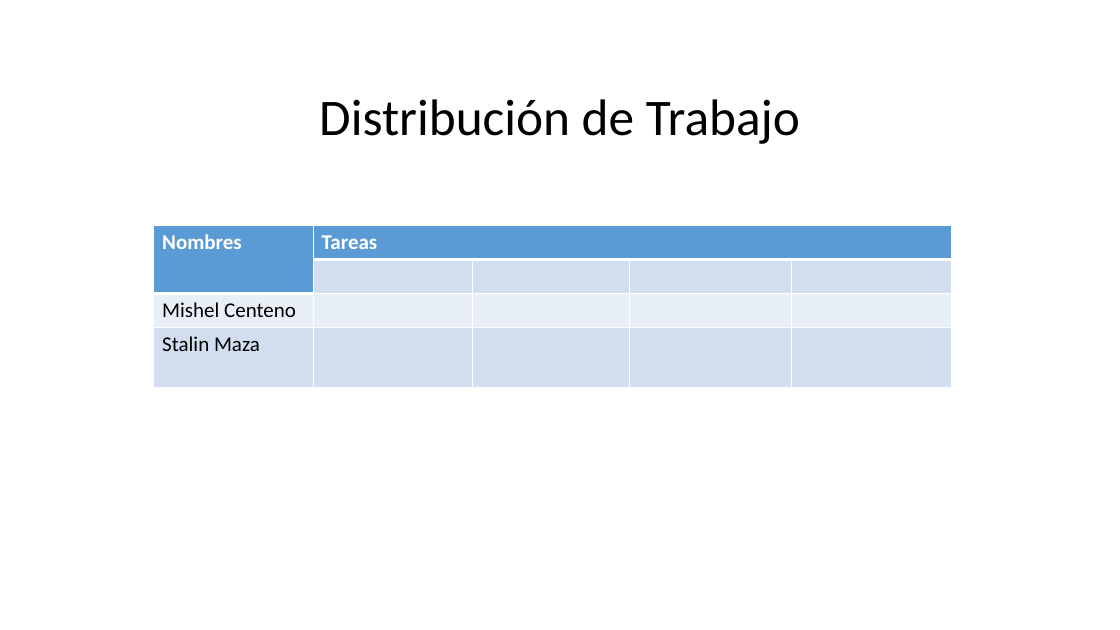
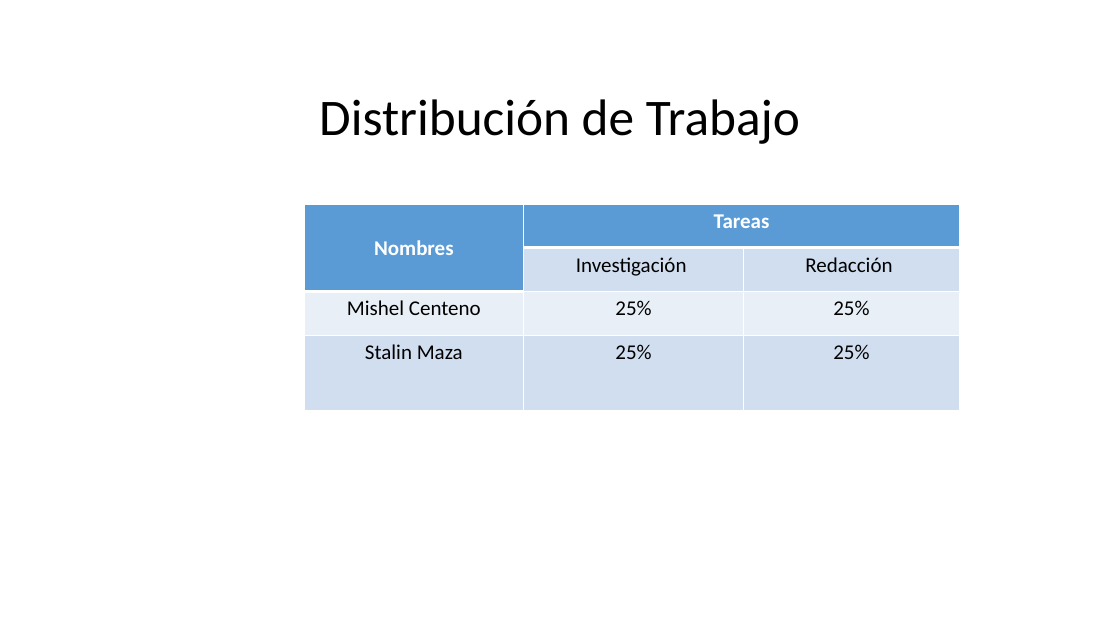
Before and after one commit to StalinMazaEpn/Proyecto_Comunicaciones, a slide deck: slide 2 of expo_comu.pptx. Drawn at 1120x630 pixels with LibreOffice and Linux fonts; fonts in the diff are those of the drawing; background and template pictures are left out. Boxes give left, top, right and bottom in pixels: in the first picture for what was removed or moved away, otherwise in the second. Text is boxed around its words. In the diff, an @@ line names an element or a change of style, - is before the commit and + after.

Commit message:
Porcentaje

```diff
--- a/expo_comu.pptx
+++ b/expo_comu.pptx
@@ table at [304,204,960,411] @@
-column 2: Tareas |  |  | 
-column 3:  |  |  | 
-column 4:  |  |  | 
-column 5:  |  |  | 
+column 2: Tareas | Investigación | 25% | 25%
+column 3:  | Redacción | 25% | 25%
@@ table: place and size @@
-table at [154,225,952,386]
+table at [304,204,960,411]
```
